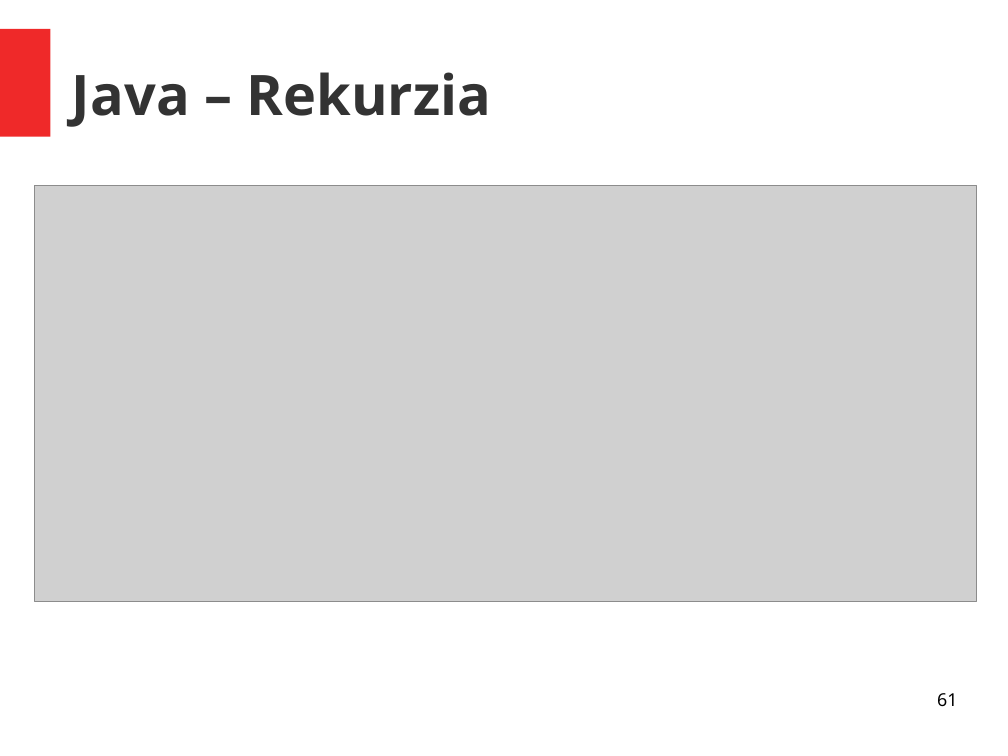
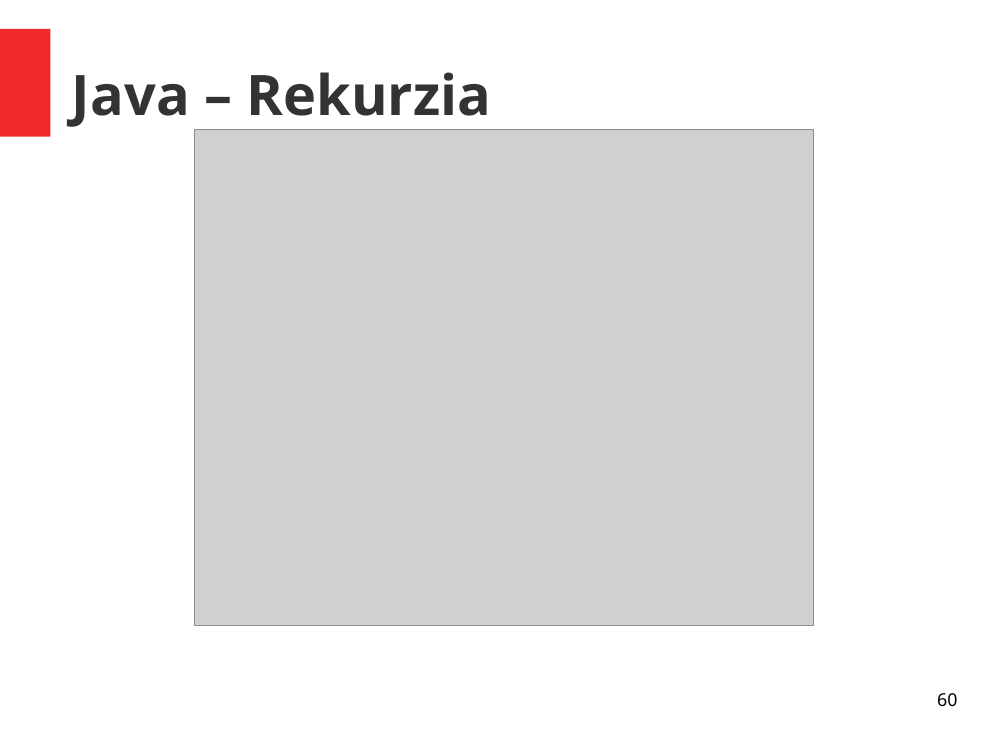
Before and after one commit to ukf-michalkohutek/prezentacia, a slide deck: slide 60 of seminar2.odp (slide 61 before the commit). Drawn at 1008x756 pixels with LibreOffice and Linux fonts; fonts in the diff are those of the drawing; grey boxes stand for pictures. Boxes give left, top, right and bottom in pixels: in the first picture for what was removed or moved away, otherwise in the second. Text is boxed around its words. In the diff, an @@ line names an element or a change of style, - is before the commit and + after.

Commit message:
rekurzia + REST API

```diff
--- a/seminar2.odp
+++ b/seminar2.odp
@@ picture: place and size @@
-picture at box(35, 186, 977, 602)
+picture at box(194, 130, 813, 626)
@@ page number at box(937, 693, 957, 707): text changed @@
-61
+60
```
Also in this commit, not shown: 11 slides added, 1 slide removed, 1 other file.
